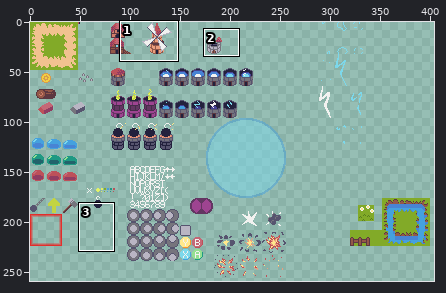
One commit to this sprite sheet: src/res/textures/textures_unpacked.png. The picture above shows the old version from afar; the outline marks the close-up.
Close-up. Before the edit:
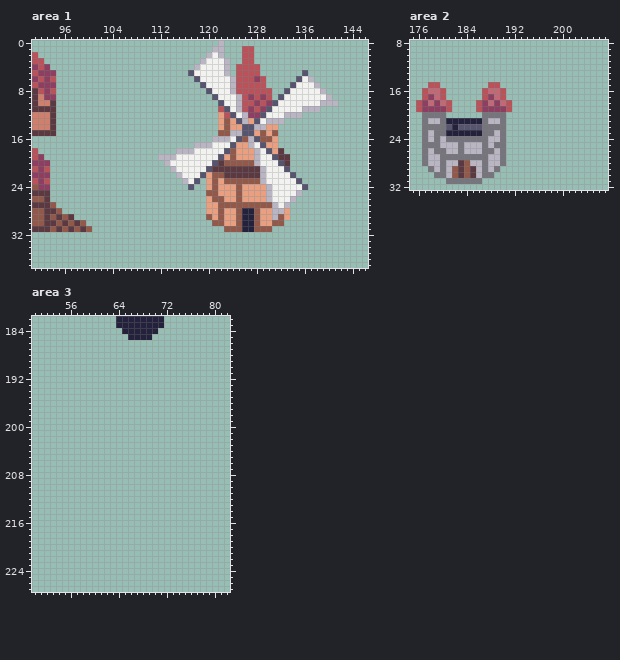
The file is 512x512 pixels. Shown: area 1: x 91..146, y 0..37; area 2: x 175..207, y 8..32; area 3: x 50..82, y 182..227. The wide view leaves out empty margins.
And afterwards:
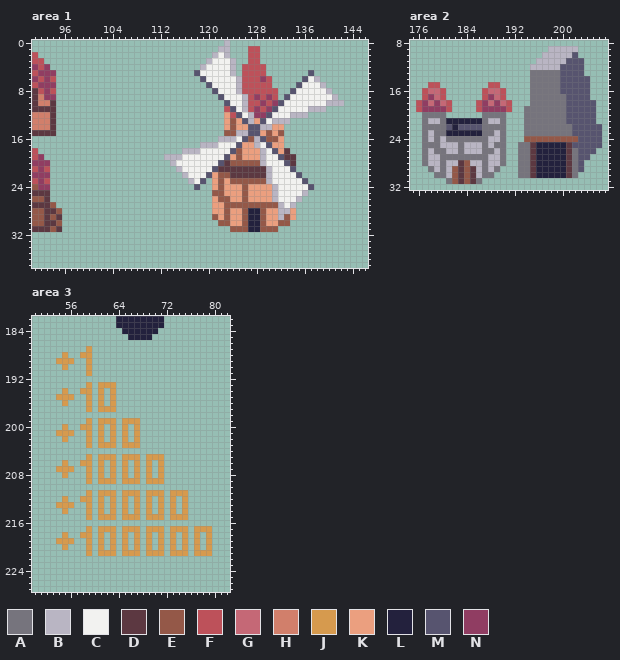
Palette (. is transparent): A #76747d  B #b9b5c3  C #f2f2f0  D #5c3841  E #945848  F #bd515a  G #c56876  H #d17f6b  J #d69a4e  K #eb9f7f  L #23213d  M #57546f  N #903d62
What changed:
Changed rows in their new state; - is an unchanged pixel.
Area 1:
first column x 96:
 0 --------------------------.B-------------------
 1 -------------------------.-B--.-F--------------
 2 ------------------------.BCB--.-F--------------
 3 -----------------------.B--CB-.-F--------------
 4 ----------------------.B---CB.---F-------------
 5 ---------------------.M----CB.---F------.M-----
 6 ----------------------.M----CB--FNF----.MCB----
 7 -----------------------.M---CB----F---.M--CB---
 8 ------------------------.M--CB-----F-.M----CB--
 9 -------------------------.M--CBFNFNF.M------CB-
10 --------------------------.M-CB-FNFNM------C--B
11 --------------------------.FMCBFNFNM----C--B---
12 --------------------------.KFMCB-NM--C--B------
13 --------------------------.KEKMBKMC--B---------
14 --------------------------.KE-K-M-B-K----------
15 --------------------------.-E-B-MKEKE----------
16 -------------------------.--BCMEBM-EK----------
17 ----------------------.--B--CM-KBCM-K----------
18 -------------------.--B----CME--KBCMKD---------
19 ----------------.--B------CMKE--KB-CM-D--------
20 -----------------.B------CMD----EB--CMD--------
21 ------------------.B----CM-------DB--CM--------
22 -------------------.B--CMK-E-----DB---CM-------
23 --------------------.BCM.KEK-----EB----CM------
24 ---------------------.M-.KE--KE---KB----CM-----
25 ------------------------.-E--KE---KB---CB------
26 ------------------------.K-E-KE---KB--CB-------
27 ------------------------.-K--------EBCB--------
28 ------------------------.-KE-KE-LE-K-BK--------
29 ..----------------------.EKE-KE-LE-KBEK--------
30 ....---------------------.-E-KE-LE-K-E---------
31 .....----------------------.--E-L--E-----------
Area 2:
first column x 182:
 9 ----------------BBBBB----
10 ---------------BBBBBM----
11 --------------BBBBBMMM---
12 -------------BBBBBMMMM---
13 -------------AAAAAMMMM---
14 -------------AAAAAMMMMM--
15 -------------AAAAAMMMMM--
16 -------------AAAAAMMMMM--
17 -------------AAAAAAMMMM--
18 -------------AAAAAAMMMMM-
19 ------------AAAAAAAMMMMM-
20 ------------AAAAAAAMMMMM-
21 ------------AAAAAAAMMMMM-
22 ------------AAAAAAAAMMMMM
23 ------------AAAAAAAAMMMMM
24 ------------EEEEEEEEEMMMM
25 -----------AADLLLLLDMMMMM
26 -----------AADLLLLLDAMMM-
27 -----------AADLLLLLDAMM--
28 -----------AADLLLLLDAM---
29 -----------AADLLLLLDAM---
30 -----------AADLLLLLDA----
31 EDED---------------------
Area 3:
first column x 54:
187 -----J--------------------
188 -J--JJ--------------------
189 JJJ--J--------------------
190 -J---J--------------------
191 -----J--------------------
193 -----J-JJJ----------------
194 -J--JJ-J-J----------------
195 JJJ--J-J-J----------------
196 -J---J-J-J----------------
197 -----J-JJJ----------------
199 -----J-JJJ-JJJ------------
200 -J--JJ-J-J-J-J------------
201 JJJ--J-J-J-J-J------------
202 -J---J-J-J-J-J------------
203 -----J-JJJ-JJJ------------
205 -----J-JJJ-JJJ-JJJ--------
206 -J--JJ-J-J-J-J-J-J--------
207 JJJ--J-J-J-J-J-J-J--------
208 -J---J-J-J-J-J-J-J--------
209 -----J-JJJ-JJJ-JJJ--------
211 -----J-JJJ-JJJ-JJJ-JJJ----
212 -J--JJ-J-J-J-J-J-J-J-J----
213 JJJ--J-J-J-J-J-J-J-J-J----
214 -J---J-J-J-J-J-J-J-J-J----
215 -----J-JJJ-JJJ-JJJ-JJJ----
217 -----J-JJJ-JJJ-JJJ-JJJ-JJJ
218 -J--JJ-J-J-J-J-J-J-J-J-J-J
219 JJJ--J-J-J-J-J-J-J-J-J-J-J
220 -J---J-J-J-J-J-J-J-J-J-J-J
221 -----J-JJJ-JJJ-JJJ-JJJ-JJJ
Boxes around the changes in both close-ups, in picture pixels (x1, y1, x2, y2):
changed: (158, 40, 344, 232)
erased: (62, 214, 92, 232)
added: (518, 46, 602, 178)
changed: (452, 178, 476, 184)
added: (56, 346, 212, 556)
